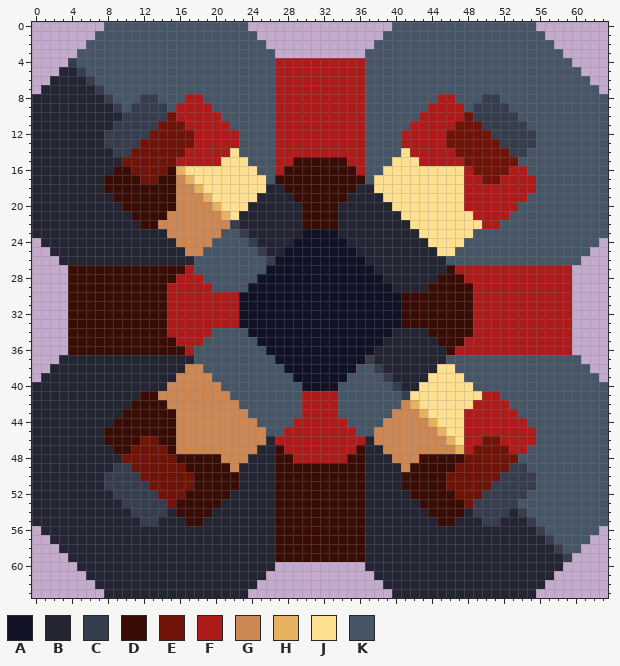
Edited in one commit: pixel-art sprite (sprites/blocks/power/BIOMETRIC PULSOR/biotic-zlo-power-biometric-pulsor.png). The picture above was drawn from the file before the commit.
The file is 64x64 pixels.
Palette (. is transparent): A #111226  B #242533  C #363d4d  D #390d05  E #701308  F #ad1b1b  G #cc8752  H #e6b260  J #ffe091  K #475666
After the commit:
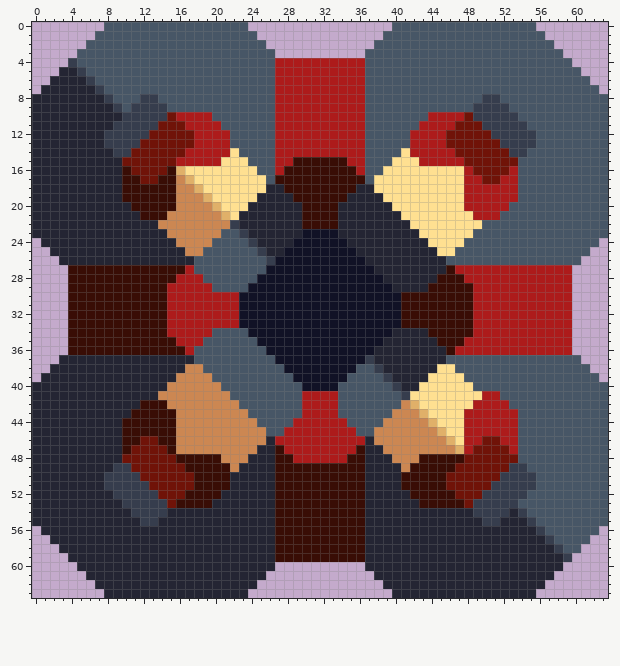
The exact change:
@@ palette @@
-H #e6b260
+H #e0b069
@@ x 0..63 @@
  7 .BBBBBBCKKKKKKKKKKKKKKKKKKKFFFFFFFFFFKKKKKKKKKKKKKKKKKKKKKKKKKK.
- 8 BBBBBBBBCKKKCCKKKFFKKKKKKKKFFFFFFFFFFKKKKKKKKFFKKKCCKKKKKKKKKKKK
- 9 BBBBBBBBBCKCCCCKFFFFKKKKKKKFFFFFFFFFFKKKKKKKFFFFKCCCCKKKKKKKKKKK
-10 BBBBBBBBBBCCCCCEFFFFFKKKKKKFFFFFFFFFFKKKKKKFFFFFECCCCCKKKKKKKKKK
-11 BBBBBBBBBCCCCCEEEFFFFFKKKKKFFFFFFFFFFKKKKKFFFFFEEECCCCCKKKKKKKKK
-12 BBBBBBBBCCCCCEEEEEFFFFFKKKKFFFFFFFFFFKKKKFFFFFEEEEECCCCCKKKKKKKK
-13 BBBBBBBBCCCCEEEEEEFFFFFKKKKFFFFFFFFFFKKKKFFFFFEEEEEECCCCKKKKKKKK
+ 8 BBBBBBBBCKKKCCKKKKKKKKKKKKKFFFFFFFFFFKKKKKKKKKKKKKCCKKKKKKKKKKKK
+ 9 BBBBBBBBBCKCCCCKKKKKKKKKKKKFFFFFFFFFFKKKKKKKKKKKKCCCCKKKKKKKKKKK
+10 BBBBBBBBBBCCCCCEFFFFKKKKKKKFFFFFFFFFFKKKKKKKFFFFECCCCCKKKKKKKKKK
+11 BBBBBBBBBCCCCCEEEFFFFKKKKKKFFFFFFFFFFKKKKKKFFFFEEECCCCCKKKKKKKKK
+12 BBBBBBBBCCCCCEEEEEFFFFKKKKKFFFFFFFFFFKKKKKFFFFEEEEECCCCCKKKKKKKK
+13 BBBBBBBBCCCCEEEEEEFFFFKKKKKFFFFFFFFFFKKKKKFFFFEEEEEECCCCKKKKKKKK
 14 BBBBBBBBBCCEEEEEEFFFFFJKKKKFFFFFFFFFFKKKKJFFFFFEEEEEECCKKKKKKKKK
 15 BBBBBBBBBBEEEEEEFFFFFJJJKKKFFDDDDDDFFKKKJJJFFFFFEEEEEEKKKKKKKKKK
-16 BBBBBBBBBDDEEEEDHJJJJJJJJKKFDDDDDDDDFKKJJJJJJJJJFEEEEFFKKKKKKKKK
-17 BBBBBBBBDDDDEEDDGHJJJJJJJJKDDDDDDDDDDKJJJJJJJJJJFFEEFFFFKKKKKKKK
-18 BBBBBBBBDDDDDDDDGGHJJJJJJJBBDDDDDDDDBBJJJJJJJJJJFFFFFFFFKKKKKKKK
-19 BBBBBBBBBDDDDDDDGGGHJJJJJBBBBDDDDDDBBBBJJJJJJJJJFFFFFFFKKKKKKKKK
-20 BBBBBBBBBBDDDDDDGGGGHJJJBBBBBBDDDDBBBBBBJJJJJJJJFFFFFFKKKKKKKKKK
-21 BBBBBBBBBBBDDDDGGGGGGHJBBBBBBBDDDDBBBBBBBJJJJJJJJFFFFKKKKKKKKKKK
-22 BBBBBBBBBBBBDDGGGGGGGGCBBBBBBBDDDDBBBBBBBBJJJJJJJJFFKKKKKKKKKKKK
+16 BBBBBBBBBBDEEEEDHJJJJJJJJKKFDDDDDDDDFKKJJJJJJJJJFEEEEFKKKKKKKKKK
+17 BBBBBBBBBBDDEEDDGHJJJJJJJJKDDDDDDDDDDKJJJJJJJJJJFFEEFFKKKKKKKKKK
+18 BBBBBBBBBBDDDDDDGGHJJJJJJJBBDDDDDDDDBBJJJJJJJJJJFFFFFFKKKKKKKKKK
+19 BBBBBBBBBBDDDDDDGGGHJJJJJBBBBDDDDDDBBBBJJJJJJJJJFFFFFFKKKKKKKKKK
+20 BBBBBBBBBBBDDDDDGGGGHJJJBBBBBBDDDDBBBBBBJJJJJJJJFFFFFKKKKKKKKKKK
+21 BBBBBBBBBBBBDDDGGGGGGHJBBBBBBBDDDDBBBBBBBJJJJJJJJFFFKKKKKKKKKKKK
+22 BBBBBBBBBBBBBBGGGGGGGGCBBBBBBBDDDDBBBBBBBBJJJJJJJJKKKKKKKKKKKKKK
 23 BBBBBBBBBBBBBBBGGGGGGKKCBBBBBBAAAABBBBBBBBBJJJJJJKKKKKKKKKKKKKKK
@@ x 0..63 @@
 40 BBBBBBBBBBBBBBBGGGGGGKKKKKKKKKAAAAKKKKKKCBBJJJJJJKKKKKKKKKKKKKKK
-41 BBBBBBBBBBBBDDGGGGGGGGKKKKKKKKFFFFKKKKKKKCJJJJJJJJFFKKKKKKKKKKKK
-42 BBBBBBBBBBBDDDDGGGGGGGGKKKKKKKFFFFKKKKKKKGHJJJJJJFFFFKKKKKKKKKKK
-43 BBBBBBBBBBDDDDDDGGGGGGGGKKKKKKFFFFKKKKKKGGGHJJJJFFFFFFKKKKKKKKKK
-44 BBBBBBBBBDDDDDDDGGGGGGGGGKKKKFFFFFFKKKKGGGGGHJJJFFFFFFFKKKKKKKKK
-45 BBBBBBBBDDDDDDDDGGGGGGGGGGKKFFFFFFFFKKGGGGGGGHJJFFFFFFFFKKKKKKKK
-46 BBBBBBBBDDDDEEDDGGGGGGGGGGBFFFFFFFFFFBGGGGGGGGHJFFEEFFFFKKKKKKKK
-47 BBBBBBBBBDDEEEEDGGGGGGGGGBBDFFFFFFFFDBBGGGGGGGGHFEEEEFFKKKKKKKKK
+41 BBBBBBBBBBBBBBGGGGGGGGKKKKKKKKFFFFKKKKKKKCJJJJJJJJFFKKKKKKKKKKKK
+42 BBBBBBBBBBBBDDDGGGGGGGGKKKKKKKFFFFKKKKKKKGHJJJJJJFFFFKKKKKKKKKKK
+43 BBBBBBBBBBBDDDDDGGGGGGGGKKKKKKFFFFKKKKKKGGGHJJJJFFFFFFKKKKKKKKKK
+44 BBBBBBBBBBDDDDDDGGGGGGGGGKKKKFFFFFFKKKKGGGGGHJJJFFFFFFKKKKKKKKKK
+45 BBBBBBBBBBDDDDDDGGGGGGGGGGKKFFFFFFFFKKGGGGGGGHJJFFFFFFKKKKKKKKKK
+46 BBBBBBBBBBDDEEDDGGGGGGGGGGBFFFFFFFFFFBGGGGGGGGHJFFEEFFKKKKKKKKKK
+47 BBBBBBBBBBDEEEEDGGGGGGGGGBBDFFFFFFFFDBBGGGGGGGGHFEEEEFKKKKKKKKKK
 48 BBBBBBBBBBEEEEEEDDDDDGGGBBBDDFFFFFFDDBBBGGGDDDDDEEEEEEKKKKKKKKKK
 49 BBBBBBBBBCCEEEEEEDDDDDGBBBBDDDDDDDDDDBBBBGDDDDDEEEEEECCKKKKKKKKK
-50 BBBBBBBBCCCCEEEEEEDDDDDBBBBDDDDDDDDDDBBBBDDDDDEEEEEECCCCKKKKKKKK
-51 BBBBBBBBCCCCCEEEEEDDDDDBBBBDDDDDDDDDDBBBBDDDDDEEEEECCCCCKKKKKKKK
-52 BBBBBBBBBCCCCCEEEDDDDDBBBBBDDDDDDDDDDBBBBBDDDDDEEECCCCCKKKKKKKKK
-53 BBBBBBBBBBCCCCCEDDDDDBBBBBBDDDDDDDDDDBBBBBBDDDDDECCCCCKKKKKKKKKK
-54 BBBBBBBBBBBCCCCBDDDDBBBBBBBDDDDDDDDDDBBBBBBBDDDDBCCCCBCKKKKKKKKK
-55 BBBBBBBBBBBBCCBBBDDBBBBBBBBDDDDDDDDDDBBBBBBBBDDBBBCCBBBCKKKKKKKK
+50 BBBBBBBBCCCCEEEEEEDDDDBBBBBDDDDDDDDDDBBBBDDDDDEEEEEECCCCKKKKKKKK
+51 BBBBBBBBCCCCCEEEEEDDDDBBBBBDDDDDDDDDDBBBBDDDDDEEEEECCCCCKKKKKKKK
+52 BBBBBBBBBCCCCCEEEDDDDBBBBBBDDDDDDDDDDBBBBBDDDDDEEECCCCCKKKKKKKKK
+53 BBBBBBBBBBCCCCCEDDDDBBBBBBBDDDDDDDDDDBBBBBBDDDDDECCCCCKKKKKKKKKK
+54 BBBBBBBBBBBCCCCBBBBBBBBBBBBDDDDDDDDDDBBBBBBBBBBBBCCCCBCKKKKKKKKK
+55 BBBBBBBBBBBBCCBBBBBBBBBBBBBDDDDDDDDDDBBBBBBBBBBBBBCCBBBCKKKKKKKK
 56 .BBBBBBBBBBBBBBBBBBBBBBBBBBDDDDDDDDDDBBBBBBBBBBBBBBBBBBBCKKKKKK.
